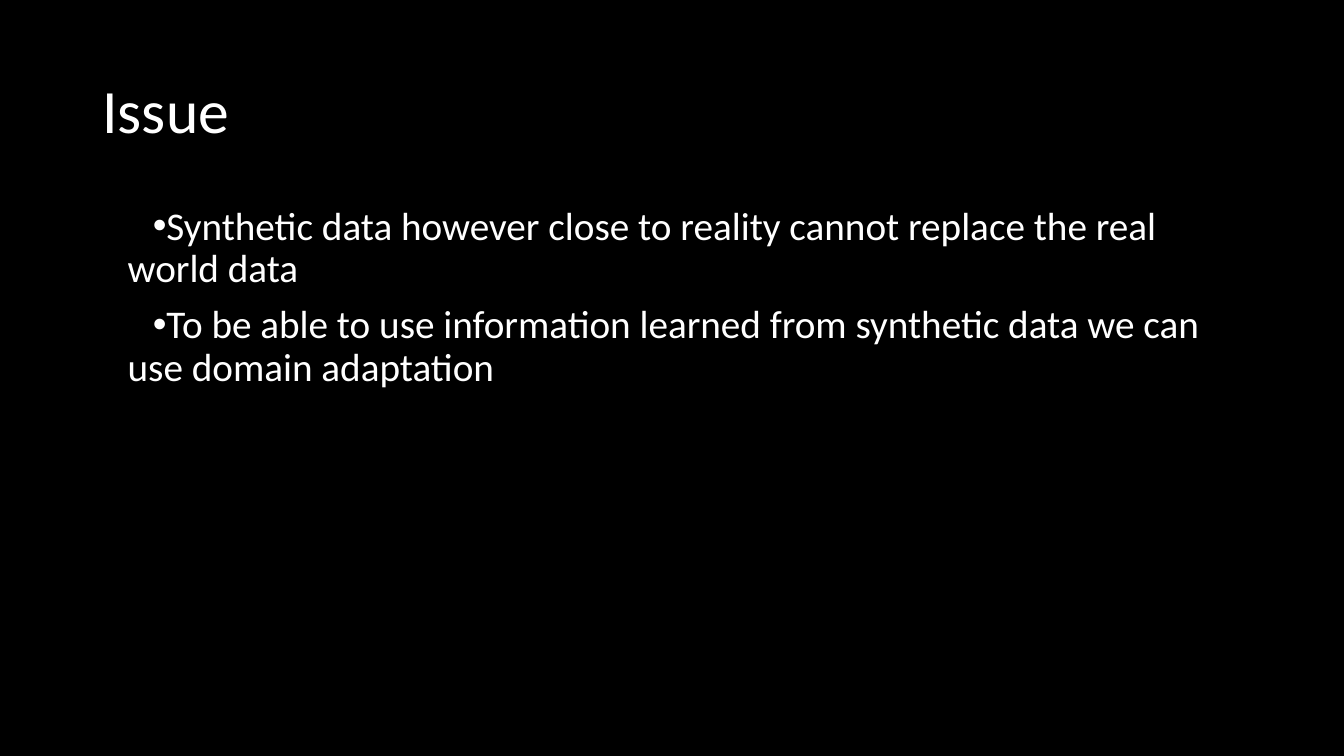
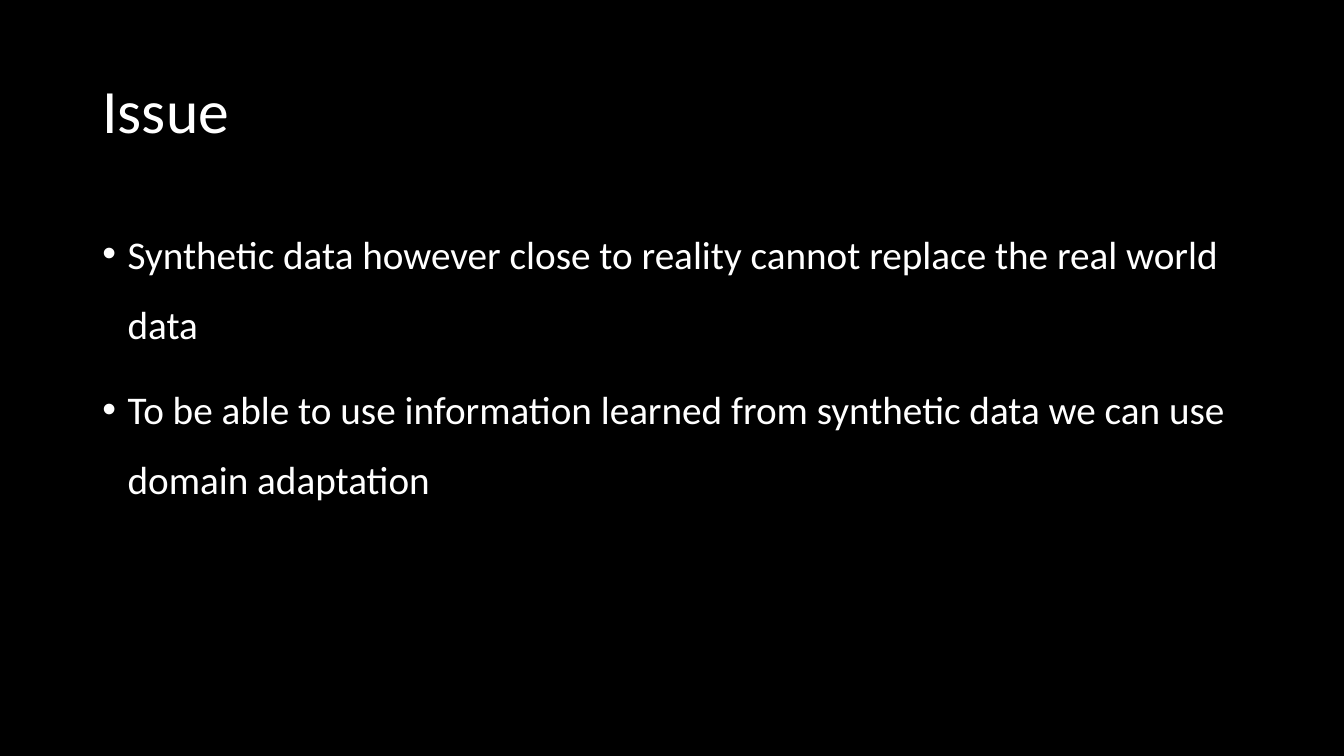
Before and after one commit to Raamxie/DomainAdaptation, a slide deck: slide 5 of docs/Presentations/BSIntro.odp. Drawn at 1344x756 pixels with LibreOffice and Linux fonts; fonts in the diff are those of the drawing. Boxes give left, top, right and bottom in pixels: in the first picture for what was removed or moved away, otherwise in the second. Text is boxed around its words. In the diff, an @@ line names an element or a change of style, - is before the commit and + after.

```diff
--- a/docs/Presentations/BSIntro.odp
+++ b/docs/Presentations/BSIntro.odp
@@ text "Synthetic data however close to ..." at (x1=128, y1=241, x2=1224, y2=501): indent changed; line spacing 0.9 to 1.5 @@
```
Also in this commit, not shown: 5 other slides changed, 1 slide added.
